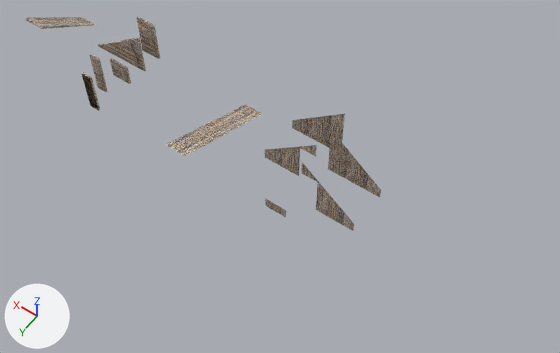
Renders of the Blender file BlenderWork/Buildings.blend from each side of a commit.
Rendered twice from a 50 mm lens placed at (-10.0, 18.4, 25.1), pointed at (1.2, 2.7, 0.4). The axes (+X, +Y, +Z) are drawn at lower left. The lights are the same throughout.

Names of what the first picture shows: 'BackWall1', 'BackWall2', 'Door1', 'Door2', 'FrontWall', 'FrontWall2', 'Roof', 'Roof.001', 'UpperWall', 'WhareWall'.
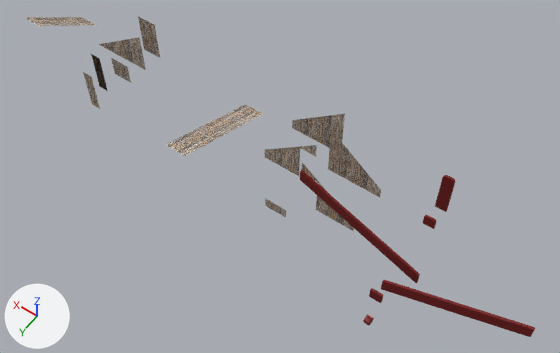
Changed parts and their boxes (x1, y1, x2, y2) in the pictures (560 x 353 px):
'WhareMaihi2', shown (red)
    after: (381, 280, 535, 337)
'WhareMaihi1', shown (red)
    after: (300, 170, 420, 283)
'UpperWall', reshaped
    before: (97, 37, 146, 71)
    after: (99, 37, 146, 70)
'AmoTall', shown (red)
    after: (435, 175, 455, 212)
'Door2', reshaped (10% narrower)
    before: (81, 72, 100, 111)
    after: (83, 72, 100, 109)
'Door1', reshaped
    before: (90, 54, 108, 92)
    after: (91, 54, 108, 91)
'Paepae', shown
    after: (369, 288, 383, 303)
'AmoSmall', shown
    after: (423, 215, 437, 229)
'Koruru', shown
    after: (363, 314, 374, 325)
part 1 of me_cube_009, deleted
    before: (97, 37, 146, 71)
part 2 of me_cube_011, deleted
    before: (90, 54, 108, 92)
part 3 of me_cube_012, deleted
    before: (81, 73, 99, 111)
part 4 of me_cube_012, deleted
    before: (82, 72, 100, 110)

Patch to the scene script:
```diff
--- a/BlenderWork/Buildings.blend.py
+++ b/BlenderWork/Buildings.blend.py
@@ me_cube_009 @@
 # verts and faces of me_cube_009; kept vertices keep their numbers, new ones are numbered from 10
-me_cube_009.from_pydata(...)  # 10 vertices, 7 faces; spans x 0.0..3.0, y -0.05..0.05, z 0.0..2.0
+me_cube_009.from_pydata(...)  # 9 vertices, 3 faces; spans x 0.0..3.0, y -0.05..0.05, z 0.0..2.0
+# me_cube_009 part 1
+delete_vertices([2])  # with the faces that use them
+delete_faces([(6, 9, 8, 7)])
 me_cube_009.materials.append(mat_stickwall)
@@ me_cube_011 @@
 # verts and faces of me_cube_011; kept vertices keep their numbers, new ones are numbered from 12
-me_cube_011.from_pydata(...)  # 12 vertices, 7 faces; spans x 0.5..1.0, y -0.05..0.05, z 0.0..2.0
+me_cube_011.from_pydata(...)  # 8 vertices, 2 faces; spans x 0.5..1.0, y -0.05, z 0.0..2.0
+# me_cube_011 part 2
+delete_vertices([2, 3, 6, 7])  # with the faces that use them
 me_cube_011.materials.append(mat_stickwall)
@@ me_cube_012 @@
 # verts and faces of me_cube_012; kept vertices keep their numbers, new ones are numbered from 12
-me_cube_012.from_pydata(...)  # 12 vertices, 7 faces; spans x 0.0..0.5, y -0.05..0.05, z 0.0..2.0
+me_cube_012.from_pydata(...)  # 4 vertices, 1 face; spans x 0.0..0.5, y -0.05, z 0.0..2.0
+# me_cube_012 part 3: the loose piece of 4 vertices spanning x 0.0..0.5, y 0.05, z 0.0..2.0 is deleted
+# me_cube_012 part 4
+delete_vertices([0, 1, 4, 5])  # with the faces that use them
 me_cube_012.materials.append(mat_stickwall)
@@ ob_amotall @@
 ob_amotall.location = (-5.0, 0.0, 0.0)
-ob_amotall.hide_render = True
@@ ob_amosmall @@
 ob_amosmall.location = (-5.0, 1.0, 0.0)
-ob_amosmall.hide_set(True)
@@ ob_wharemaihi1 @@
 ob_wharemaihi1.location = (-5.0, 3.0, 0.0)
-ob_wharemaihi1.hide_set(True)
@@ ob_wharemaihi2 @@
 ob_wharemaihi2.location = (-5.0, 4.0, 0.0)
-ob_wharemaihi2.hide_set(True)
@@ ob_koruru @@
 _m = ob_koruru.modifiers.new('Subdivision', 'SUBSURF')
 _m.render_levels = 3
-ob_koruru.hide_render = True
@@ ob_paepae @@
 ob_paepae.location = (-5.0, 5.0, 0.0)
-ob_paepae.hide_set(True)
```
